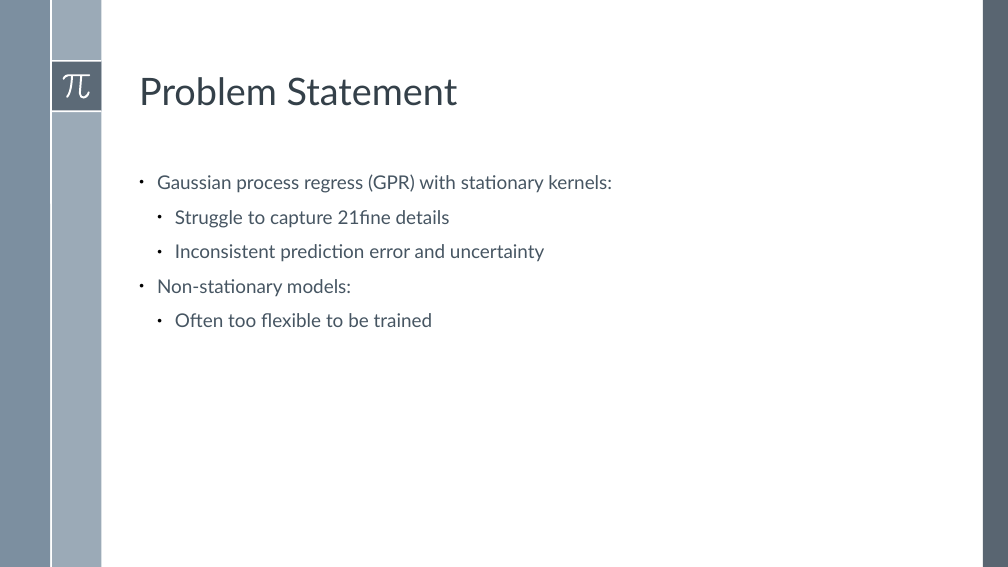
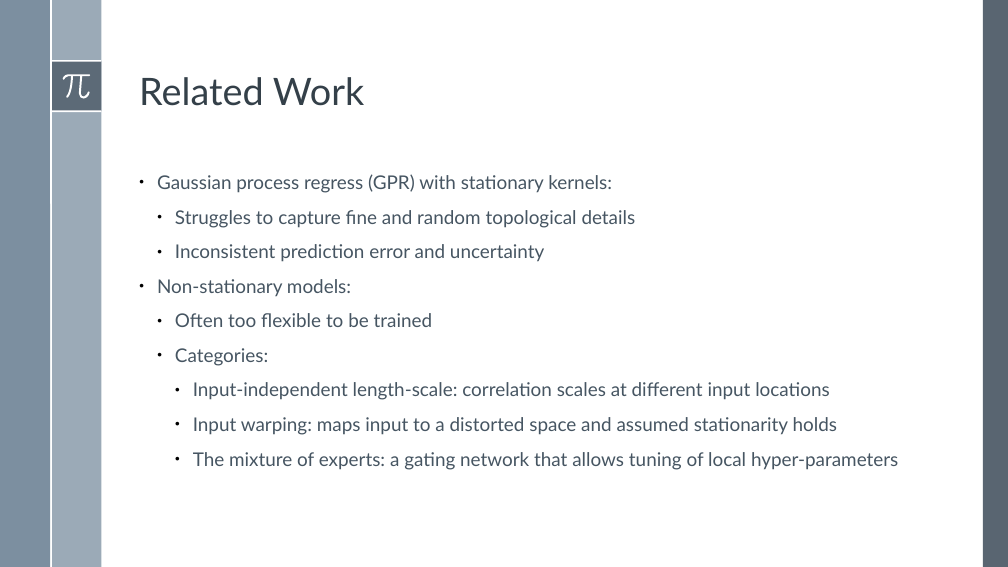
Before and after one commit to BardiaMojra/literature_reviews, a slide deck: slide 3 of ak_attentive_kernel_for_information_gathering/ak_attentive_kernel_for_information_gathering.odp. Drawn at 1008x567 pixels with LibreOffice and Linux fonts; fonts in the diff are those of the drawing. Boxes give left, top, right and bottom in pixels: in the first picture for what was removed or moved away, otherwise in the second. Text is boxed around its words. In the diff, an @@ line names an element or a change of style, - is before the commit and + after.

```diff
--- a/ak_attentive_kernel_for_information_gathering/ak_attentive_kernel_for_information_gathering.odp
+++ b/ak_attentive_kernel_for_information_gathering/ak_attentive_kernel_for_information_gathering.odp
@@ text at (139, 77, 364, 106): text changed @@
-Problem Statement
+Related Work
@@ text at (175, 210, 636, 228): text changed @@
-  ● Struggle to capture 21fine details
+  ● Struggles to capture fine and random topological details
@@ text at (175, 348, 898, 470): paragraphs added @@
+  ● Categories:
+    ● Input-independent length-scale: correlation scales at different input locations
+    ● Input warping: maps input to a distorted space and assumed stationarity holds
+    ● The mixture of experts: a gating network that allows tuning of local hyper-parameters
```
Also in this commit, not shown: 1 other slide changed, 8 slides added, 5 other files.
